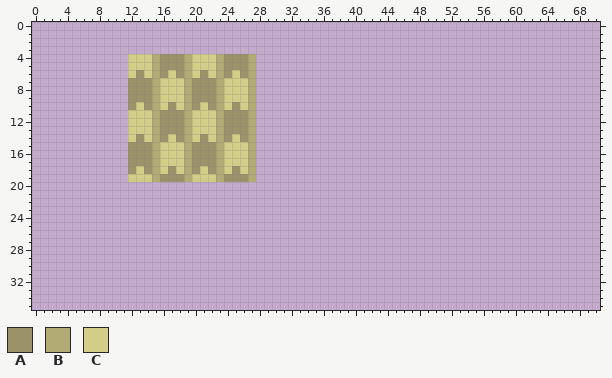
Edited in one commit: pixel-art file (sprites/tiles.aseprite). Above: the version before the commit.
480x480 pixels, 1 frame. Shown: x 0..70, y 0..35. The old version is drawn lined up with the new one.
Palette (. is transparent): A #9a9269  B #b1ab74  C #d2ce88
Pixels before (only the part around the change), first column x 0:
 0 .......................................................................
 1 .......................................................................
 2 .......................................................................
 3 .......................................................................
 4 ............CCCBAAABCCCBAAAB...........................................
 5 ............CCCBAAABCCCBAAAB...........................................
 6 ............CACBACABCACBACAB...........................................
 7 ............AAABCCCBAAABCCCB...........................................
 8 ............AAABCCCBAAABCCCB...........................................
 9 ............AAABCCCBAAABCCCB...........................................
10 ............ACABCACBACABCACB...........................................
11 ............CCCBAAABCCCBAAAB...........................................
12 ............CCCBAAABCCCBAAAB...........................................
13 ............CCCBAAABCCCBAAAB...........................................
14 ............CACBACABCACBACAB...........................................
15 ............AAABCCCBAAABCCCB...........................................
16 ............AAABCCCBAAABCCCB...........................................
17 ............AAABCCCBAAABCCCB...........................................
18 ............ACABCACBACABCACB...........................................
19 ............CCCBAAABCCCBAAAB...........................................
20 .......................................................................
21 .......................................................................
22 .......................................................................
23 .......................................................................
24 .......................................................................
25 .......................................................................
26 .......................................................................
27 .......................................................................
28 .......................................................................
29 .......................................................................
30 .......................................................................
31 .......................................................................
32 .......................................................................
33 .......................................................................
34 .......................................................................
35 .......................................................................
New version:
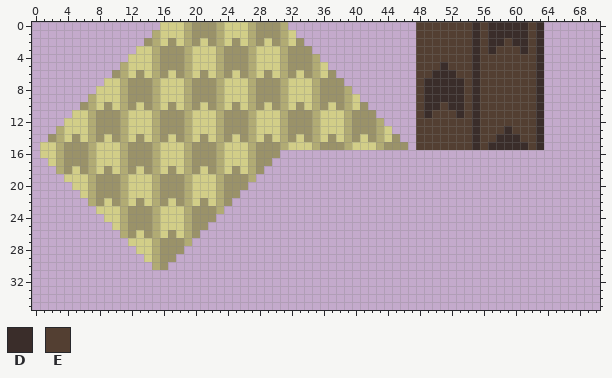
Colours new in this view: D #3a2d2a  E #533f32
The edit:
whole drawing moved by +12,+4 (the old picture is shown already moved)
Changed rows in their new state; - is an unchanged pixel.
first column x 1:
 0 ---------------CCCBAAABCCCBAAAB----------------EEEEEEEDEDDDDDED
 1 --------------BCCCBAAABCCCBAAABC---------------EEEEEEEDEDDDDDED
 2 -------------ABCACBACABCACBACABCA--------------EEEEEEEDEDDEDDED
 3 ------------CCBAAABCCCBAAABCCCBAAA-------------EEEEEEEDEDEEEDED
 4 ---------------------------CCCBAAAB------------EEEEEEEDEEEEEEED
 5 ----------B----------------CCCBAAABC-----------EEEDEEEDEEEEEEED
 6 ---------AB----------------CACBACABCA----------EEDDDEEDEEEEEEED
 7 --------CCB----------------AAABCCCBAAA---------EDDDDDEDEEEEEEED
 8 -------CCCB----------------AAABCCCBAAAB--------EDDDDDEDEEEEEEED
 9 ------BCCCB----------------AAABCCCBAAABC-------EDDDDDEDEEEEEEED
10 -----ABCACB----------------ACABCACBACABCA------EDDEDDEDEEEEEEED
11 ----CCBAAAB----------------CCCBAAABCCCBAAA-----EDEEEDEDEEEEEEED
12 ---CCCBAAAB----------------CCCBAAABCCCBAAAB----EEEEEEEDEEEEEEED
13 --BCCCBAAAB----------------CCCBAAABCCCBAAABC---EEEEEEEDEEEDEEED
14 -ABCACBACAB----------------CACBACABCACBACABCA--EEEEEEEDEEDDDEED
15 CCBAAABCCCB----------------AAABCCCBAAABCCCBAAA-EEEEEEEDEDDDDDED
16 CCBAAABCCCB----------------AAA---------------------------------
17 -CBAAABCCCB----------------AA----------------------------------
18 --BACABCACB----------------A-----------------------------------
19 ---CCCBAAAB----------------------------------------------------
20 ----CCBAAABCCCBAAABCCCBAAA-------------------------------------
21 -----CBAAABCCCBAAABCCCBAA--------------------------------------
22 ------BACABCACBACABCACBA---------------------------------------
23 -------CCCBAAABCCCBAAAB----------------------------------------
24 --------CCBAAABCCCBAAA-----------------------------------------
25 ---------CBAAABCCCBAA------------------------------------------
26 ----------BACABCACBA-------------------------------------------
27 -----------CCCBAAAB--------------------------------------------
28 ------------CCBAAA---------------------------------------------
29 -------------CBAA----------------------------------------------
30 --------------BA-----------------------------------------------
Boxes around the changes in both pictures, in picture pixels (x1, y1, x2, y2):
added: (40, 22, 544, 270)
